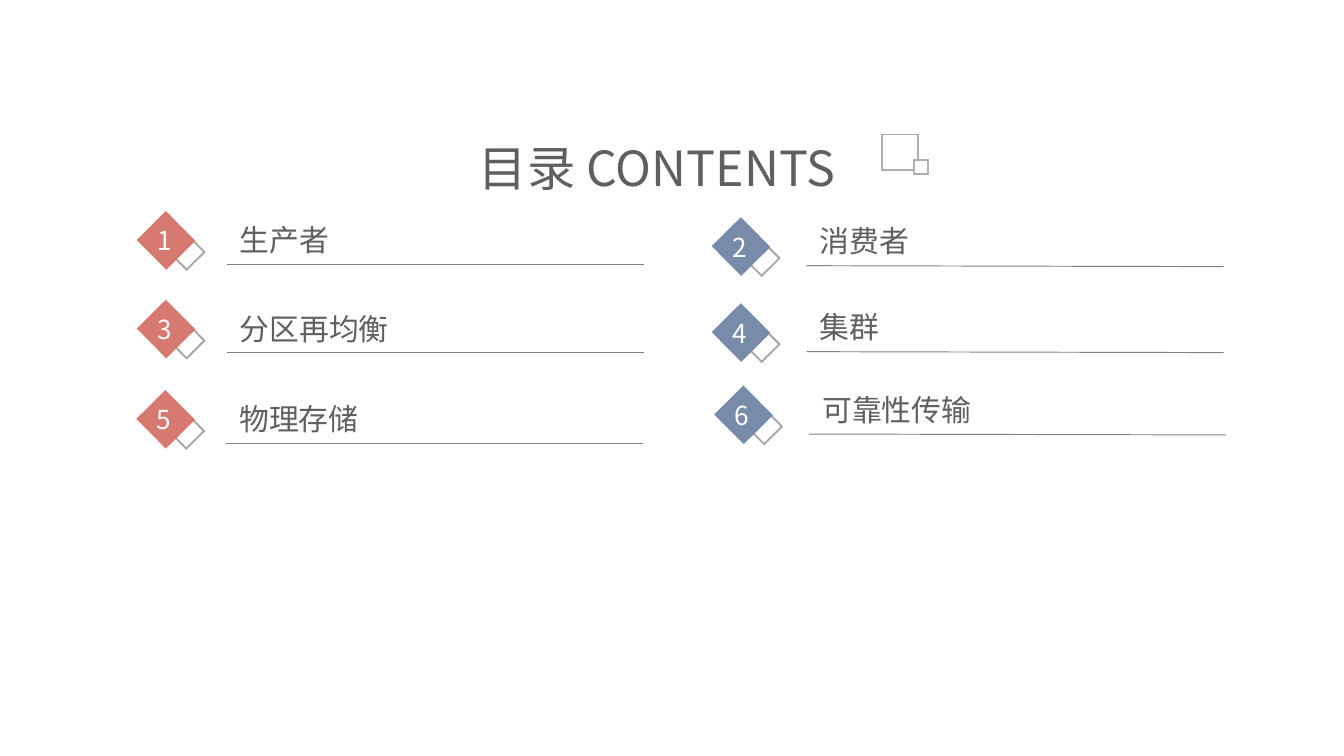
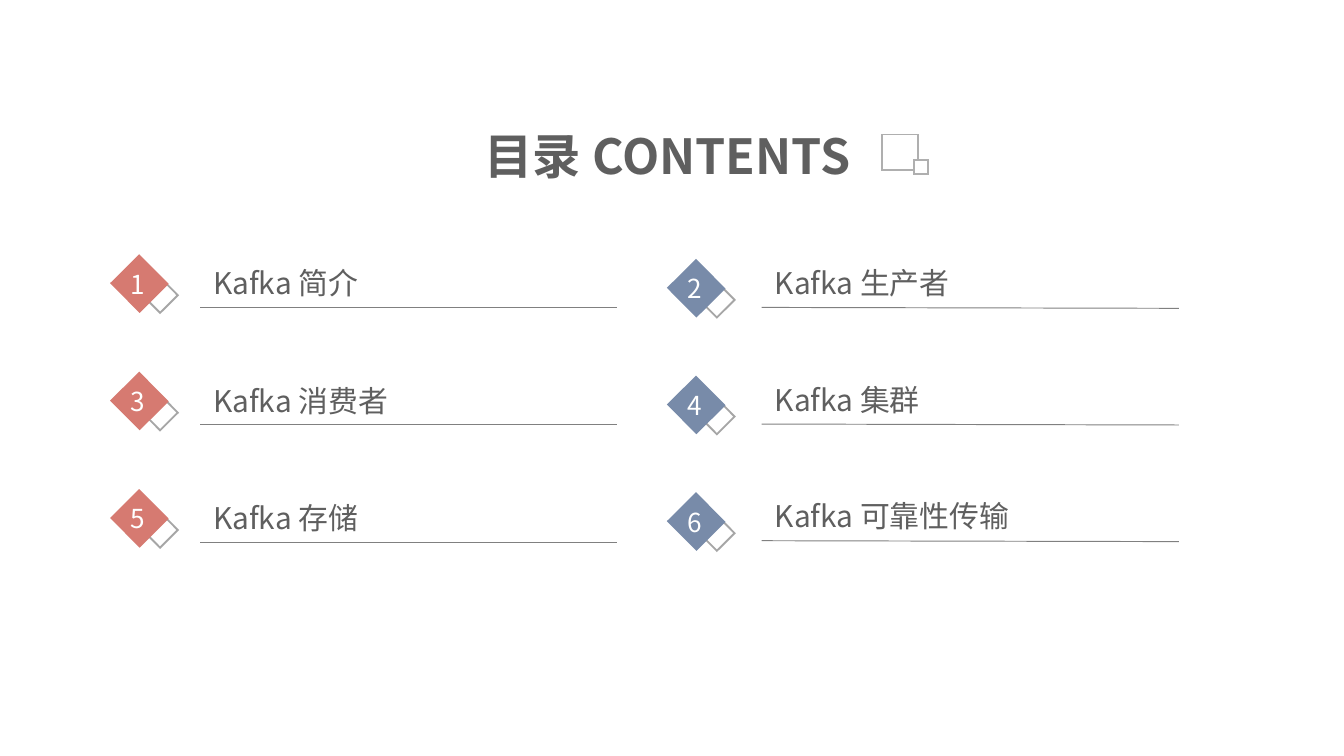
Before and after one commit to dunwu/bigdata-tutorial, a slide deck: slide 2 of assets/kafka/kafka.pptx. Drawn at 1344x756 pixels with LibreOffice and Linux fonts; fonts in the diff are those of the drawing; background and template pictures are left out. Boxes give left, top, right and bottom in pixels: in the first picture for what was removed or moved away, otherwise in the second. Text is boxed around its words. In the diff, an @@ line names an element or a change of style, - is before the commit and + after.

```diff
--- a/assets/kafka/kafka.pptx
+++ b/assets/kafka/kafka.pptx
@@ text "目录 CONTENTS": place and size @@
-text "目录 CONTENTS" at bbox=[479, 148, 835, 190]
+text "目录 CONTENTS" at bbox=[485, 135, 850, 179]
@@ text "目录 CONTENTS" at bbox=[485, 135, 850, 179]: font Noto Sans CJK SC to Noto Sans CJK JP, bold on @@
@@ 2 rectangles, 1 text, 1 line: place and size @@
-2 rectangles, 1 text, 1 line at bbox=[137, 212, 644, 271]
+2 rectangles, 1 text, 1 line at bbox=[110, 255, 617, 314]
@@ text at bbox=[213, 269, 359, 297]: text changed @@
-生产者
+Kafka 简介
@@ 2 rectangles, 1 text, 1 line: place and size @@
-2 rectangles, 1 text, 1 line at bbox=[712, 217, 1223, 277]
+2 rectangles, 1 text, 1 line at bbox=[666, 259, 1179, 318]
@@ text at bbox=[775, 269, 949, 297]: text changed @@
-消费者
+Kafka 生产者
@@ text "3": place and size @@
-text "3" at bbox=[157, 319, 172, 340]
+text "3" at bbox=[130, 391, 145, 412]
@@ text at bbox=[213, 387, 388, 415]: text changed @@
-分区再均衡
+Kafka 消费者
@@ 1 text, 1 line, 1 rectangle: place and size @@
-1 text, 1 line, 1 rectangle at bbox=[712, 303, 1223, 362]
+1 text, 1 line, 1 rectangle at bbox=[666, 376, 1179, 435]
@@ text at bbox=[775, 386, 920, 414]: text changed @@
-集群
+Kafka 集群
@@ 2 rectangles, 1 line: place and size @@
-2 rectangles, 1 line at bbox=[137, 300, 644, 359]
+2 rectangles, 1 line at bbox=[110, 372, 617, 431]
@@ rectangle: place and size @@
-rectangle at bbox=[743, 327, 779, 363]
+rectangle at bbox=[699, 399, 735, 435]
@@ text at bbox=[213, 504, 359, 532]: text changed @@
-物理存储
+Kafka 存储
@@ rectangle: place and size @@
-rectangle at bbox=[714, 385, 773, 444]
+rectangle at bbox=[666, 493, 725, 552]
@@ text "6": place and size @@
-text "6" at bbox=[735, 405, 750, 425]
+text "6" at bbox=[687, 512, 702, 532]
@@ text at bbox=[775, 502, 1009, 530]: text changed @@
-可靠性传输
+Kafka 可靠性传输
@@ 2 rectangles, 1 text, 1 line: place and size @@
-2 rectangles, 1 text, 1 line at bbox=[137, 391, 644, 449]
+2 rectangles, 1 text, 1 line at bbox=[110, 489, 617, 548]
@@ rectangle: place and size @@
-rectangle at bbox=[746, 409, 782, 445]
+rectangle at bbox=[699, 515, 735, 551]
@@ line moved from (809, 434) - (1226, 435) to (762, 540) - (1179, 542) @@
```
Also in this commit, not shown: 19 other slides changed, 5 slides added, 18 slides removed, 3 other files.
